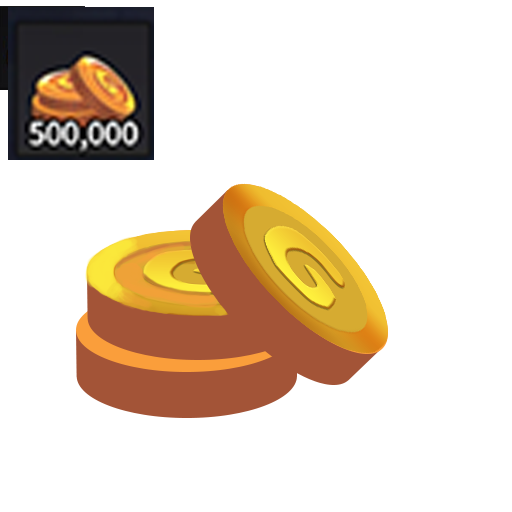
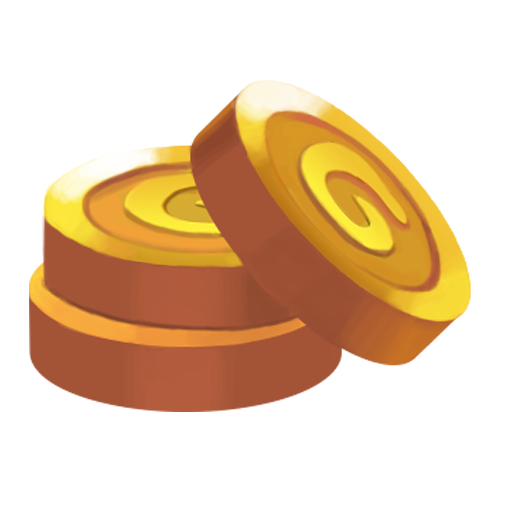
Two versions of the same layered image (512px x 512px). Layer-by-layer changes:
hid "Layer 12" over [8, 7, 154, 160]
removed layer "Layer 8" over [0, 6, 85, 90]
added layer "Layer 22" above "Layer 20 copy" over [44, 112, 468, 385]
added layer "Layer 20 copy" above "Layer 20" over [29, 79, 472, 412]
added layer "Layer 20" above "Layer 21" over [108, 181, 275, 257]
added layer "Layer 21" above "Layer 17" over [83, 171, 397, 418]
hid "Layer 17", painted on it over [76, 183, 389, 418]
moved "second type copy" into group "Group 4" over [222, 183, 389, 354]
moved "Layer 16" into group "Group 4" over [85, 236, 228, 317]
moved "Group 2 copy" into group "Group 4" over [190, 184, 388, 385]
painted on "Rectangle 1 copy" (1st of 2, in "Group 4" › "Group 2 copy") over [192, 252, 242, 330]
moved "second type copy 2" into group "Group 4" over [86, 229, 307, 316]
moved "Group 3" into group "Group 4" over [87, 230, 308, 360]
moved "Group 2" into group "Group 4" over [76, 288, 297, 418]
hid "Layer 13" over [0, 6, 472, 418]
